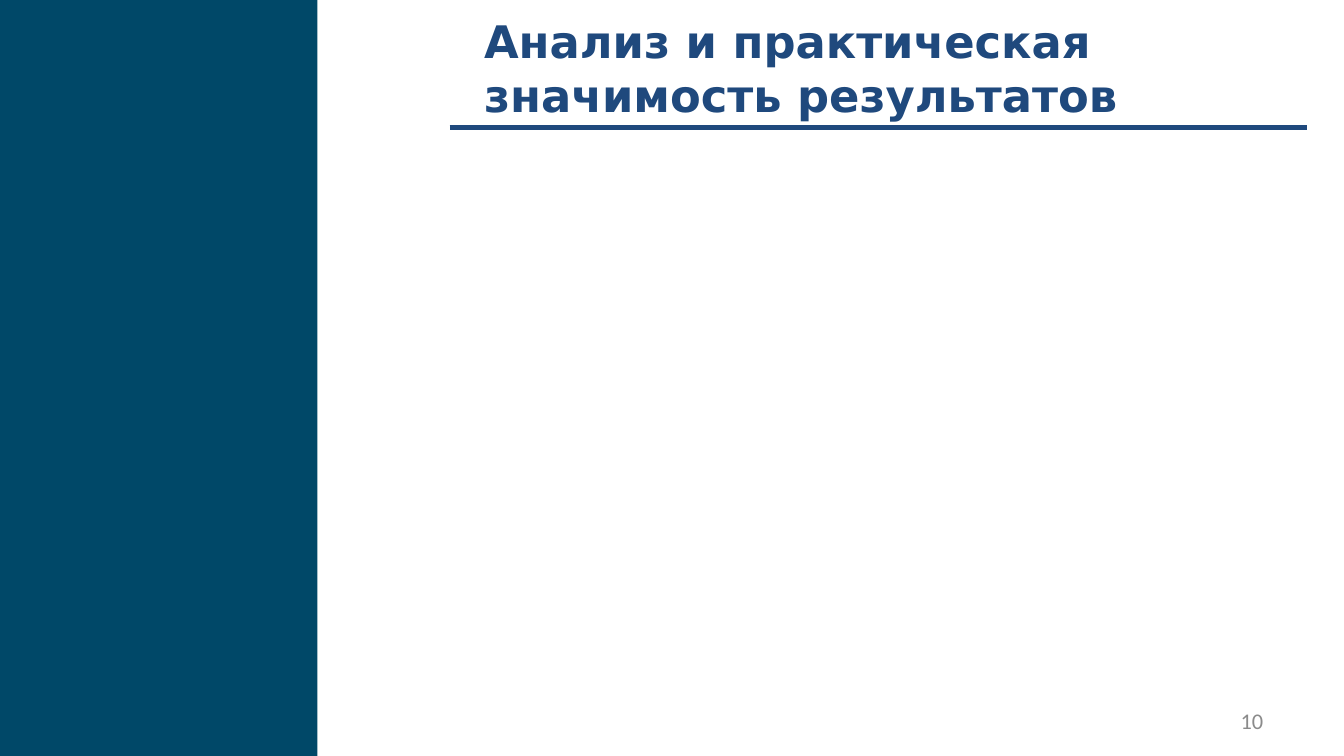
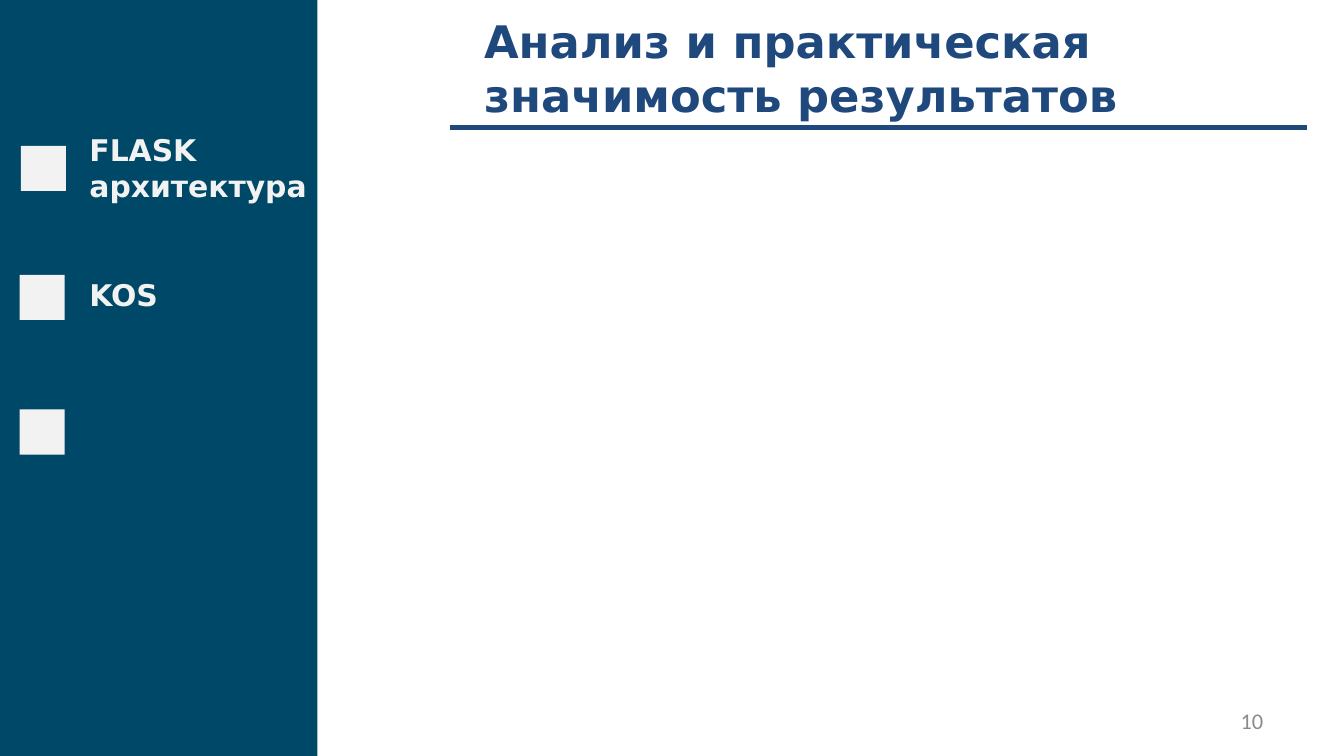
Before and after one commit to fanglores/Gagarin-2022, a slide deck: slide 10 of doc/Presentation.pptx. Drawn at 1344x756 pixels with LibreOffice and Linux fonts; fonts in the diff are those of the drawing. Boxes give left, top, right and bottom in pixels: in the first picture for what was removed or moved away, otherwise in the second. Text is boxed around its words. In the diff, an @@ line names an element or a change of style, - is before the commit and + after.

```diff
--- a/doc/Presentation.pptx
+++ b/doc/Presentation.pptx
@@ group added at bbox=[20, 139, 306, 456]: 3 rectangles, 2 texts @@
+FLASK архитектура
+KOS
```
Also in this commit, not shown: 4 other slides changed, 1 slide added, 1 slide removed.
